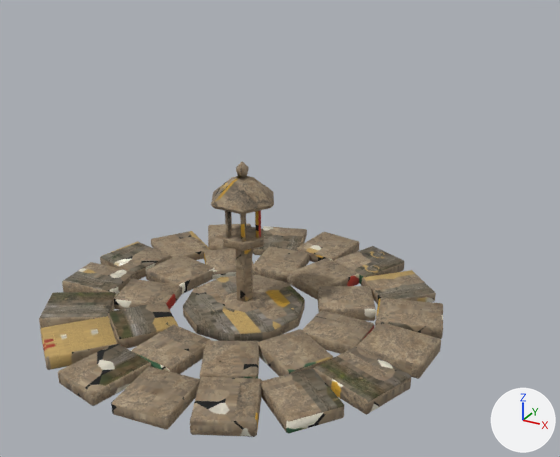
Before and after pictures for a commit that changed the glTF model assets-src/models/kits/WoodlandShrine.gltf.
Rendered twice from a camera (50 mm lens) standing at (4.15, -6.71, 4.51) and looking at (0.44, 0.04, 1.13). The axes (+X, +Y, +Z) are drawn at lower right. The lights are the same throughout. The picture after the commit comes second. Vertices at exactly the same position are counted once.

Objects in the first picture: 'lantern', 'paving'.
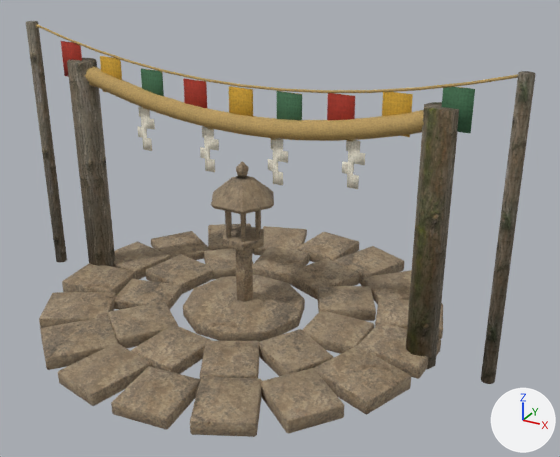
Commit message: add prayer flags and a sacred rope to the woodland shrine kit

Boxes (x1, y1, x2, y2) around the edits, measured in the pictures (560 x 457 px; the box of a moved part takes in the faces that stretch with it):
'sacredRope', added (brown): after (67, 58, 459, 369)
'prayerFlags', added: after (26, 21, 536, 384)
part 1 of me_paving, moved or reshaped: (40, 229, 440, 421) in both
part 2 of me_paving, surface changed: (39, 224, 443, 437) in both

The edits, one by one:
me_paving has 734 vertices, 1352 faces and spans x -2.25..2.25, y -2.25..2.25, z 0.0..0.17.
me_paving is used by ob_paving; location (0.0, 0.0, 0.0).
Part 1, on me_paving:
250 faces are deleted.
250 new faces join them.
me_paving part 2: 1102 kept faces spanning x -2.25..2.25, y -2.25..2.25, z 0.0..0.17 get new texture (UV) coordinates.
Mesh me_sacredrope is new.
It has 274 vertices, 524 faces and spans x -2.29..2.29, y -0.16..0.16, z 0.0..2.7.
It uses material mat_baked.
Mesh me_prayerflags is new.
It has 218 vertices, 392 faces and spans x -2.9..2.9, y -0.07..0.07, z 0.0..3.08.
It uses material mat_baked.
Object 'sacredRope' (ob_sacredrope) is new; it shows me_sacredrope.
Its location is (0.0, 0.0, 0.0).
Object 'prayerFlags' (ob_prayerflags) is new; it shows me_prayerflags.
Its location is (0.0, 0.0, 0.0).
